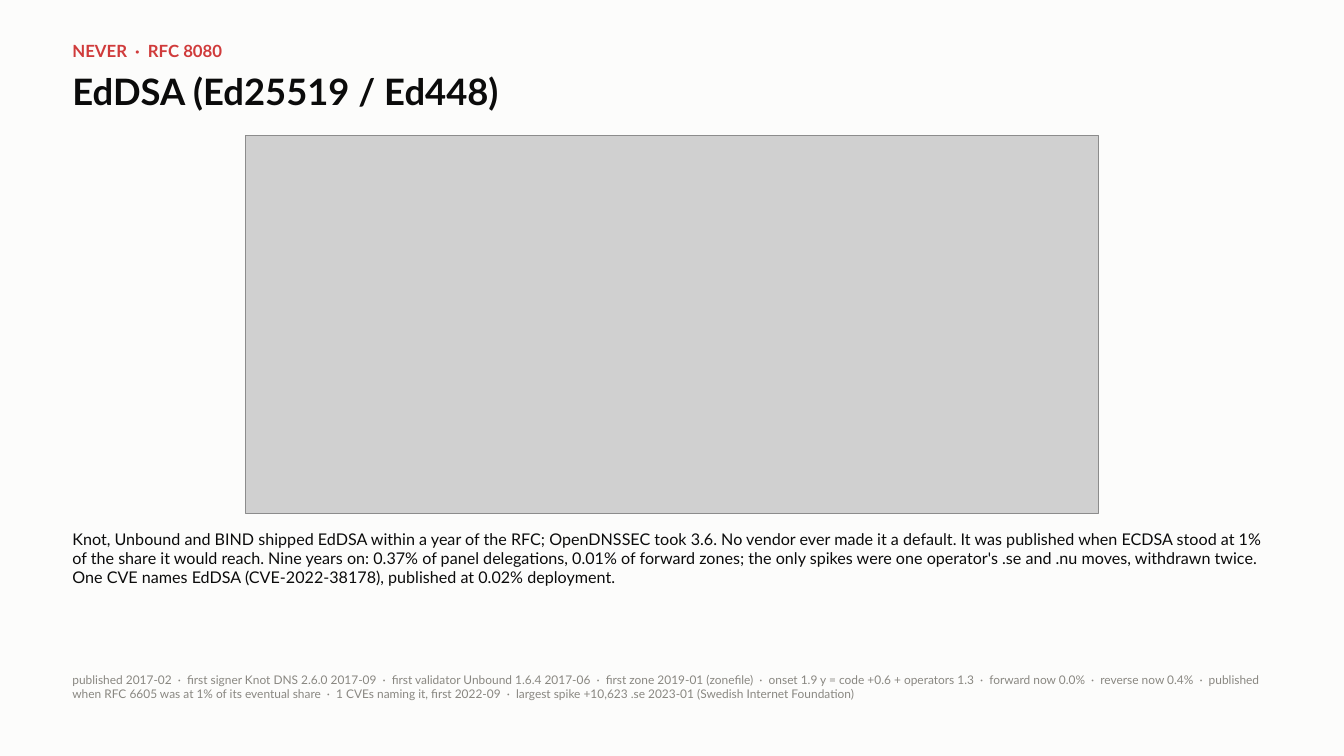
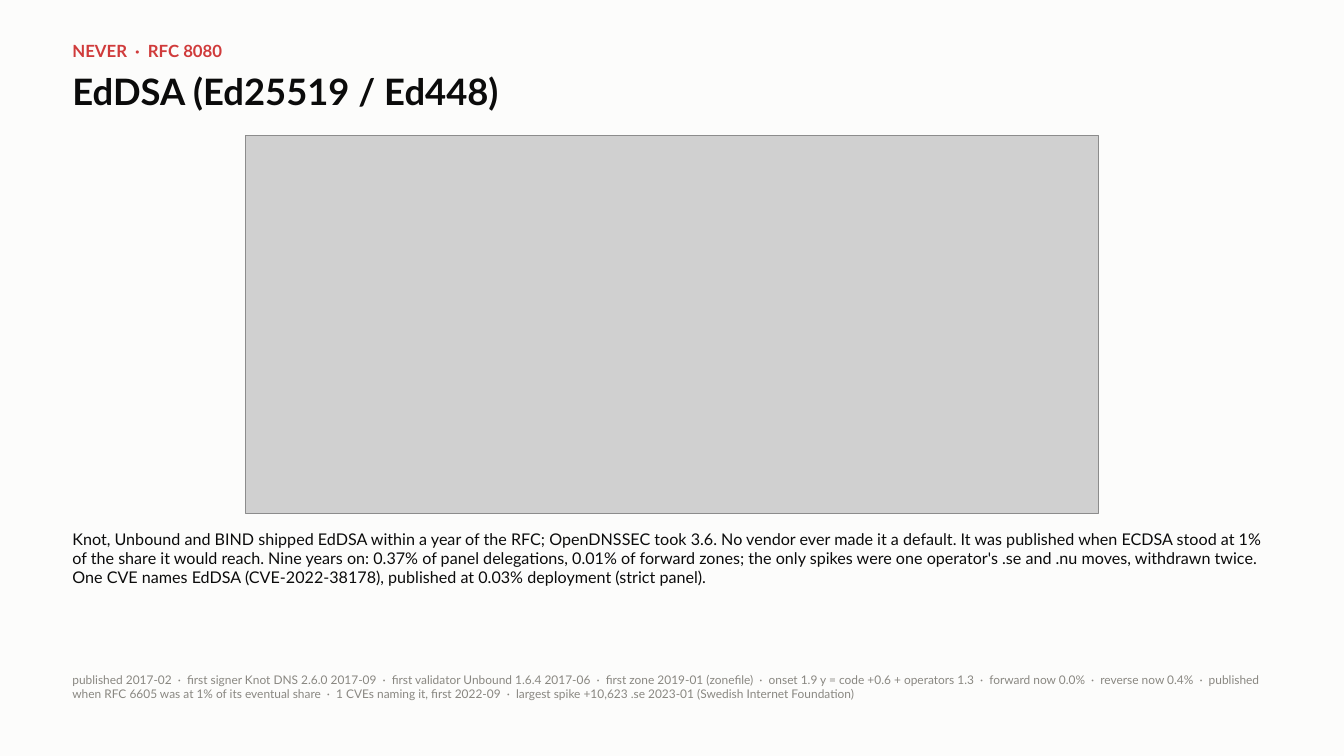
Before and after one commit to j776w781/rfc_adoption, a slide deck: slide 8 of out/analysis/dnssec_rfc_why.pptx. Drawn at 1344x756 pixels with LibreOffice and Linux fonts; fonts in the diff are those of the drawing; grey boxes stand for pictures. Boxes give left, top, right and bottom in pixels: in the first picture for what was removed or moved away, otherwise in the second. Text is boxed around its words. In the diff, an @@ line names an element or a change of style, - is before the commit and + after.

```diff
--- a/out/analysis/dnssec_rfc_why.pptx
+++ b/out/analysis/dnssec_rfc_why.pptx
@@ text at bbox=[72, 533, 1261, 586]: text changed @@
-Knot, Unbound and BIND shipped EdDSA within a year of the RFC; OpenDNSSEC took 3.6. No vendor ever made it a default. It was published when ECDSA stood at 1% of the share it would reach. Nine years on: 0.37% of panel delegations, 0.01% of forward zones; the only spikes were one operator's .se and .nu moves, withdrawn twice. One CVE names EdDSA (CVE-2022-38178), published at 0.02% deployment.
+Knot, Unbound and BIND shipped EdDSA within a year of the RFC; OpenDNSSEC took 3.6. No vendor ever made it a default. It was published when ECDSA stood at 1% of the share it would reach. Nine years on: 0.37% of panel delegations, 0.01% of forward zones; the only spikes were one operator's .se and .nu moves, withdrawn twice. One CVE names EdDSA (CVE-2022-38178), published at 0.03% deployment (strict panel).
```
Also in this commit, not shown: 4 other slides changed, 18 other files.
